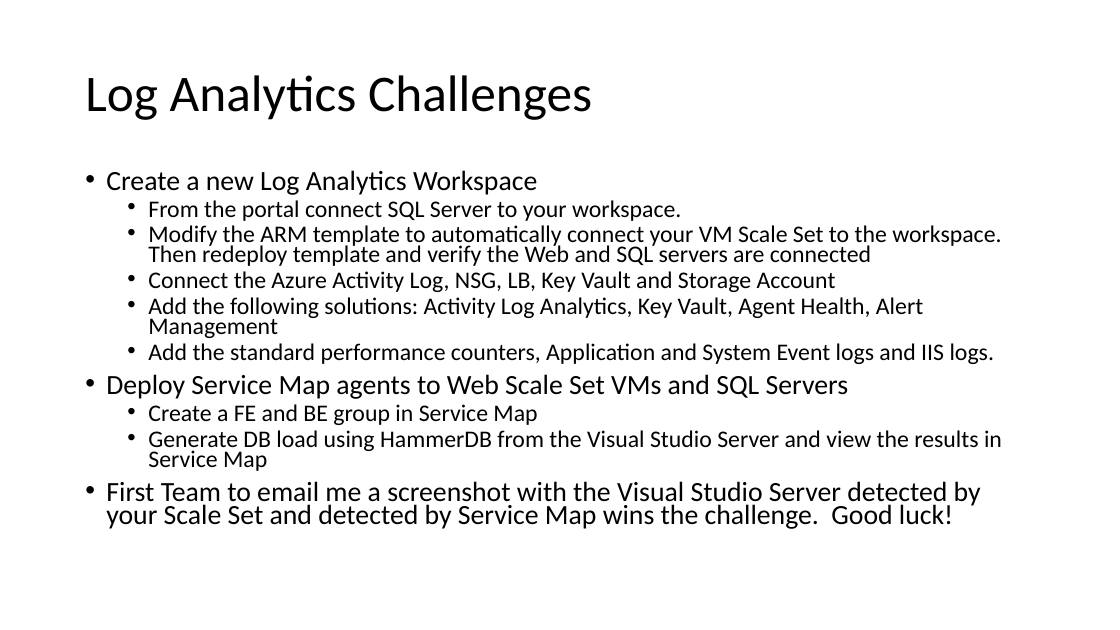
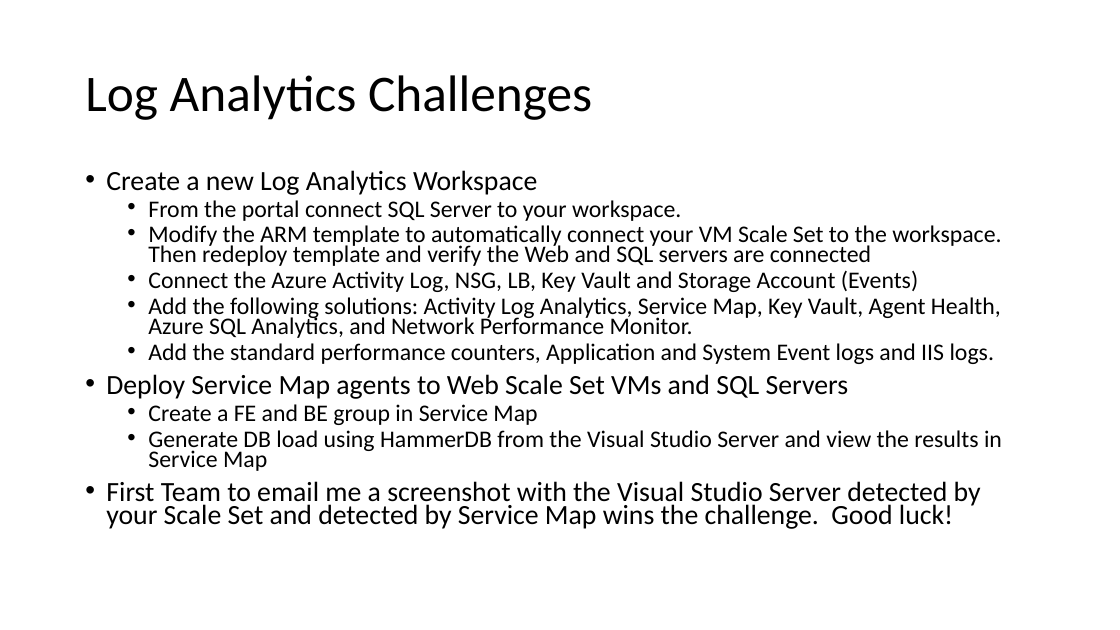
Before and after one commit to rkuehfus/AzureMonitoringHackathon, a slide deck: slide 9 of Student/Guides/Azure Monitoring Hackathon.pptx. Drawn at 1120x630 pixels with LibreOffice and Linux fonts; fonts in the diff are those of the drawing. Boxes give left, top, right and bottom in pixels: in the first picture for what was removed or moved away, otherwise in the second. Text is boxed around its words. In the diff, an @@ line names an element or a change of style, - is before the commit and + after.

```diff
--- a/Student/Guides/Azure Monitoring Hackathon.pptx
+++ b/Student/Guides/Azure Monitoring Hackathon.pptx
@@ text at (148, 270, 1001, 338): text changed @@
-  • Connect the Azure Activity Log, NSG, LB, Key Vault and Storage Account
-  • Add the following solutions: Activity Log Analytics, Key Vault, Agent Health, Alert Management
+  • Connect the Azure Activity Log, NSG, LB, Key Vault and Storage Account (Events)
+  • Add the following solutions: Activity Log Analytics, Service Map, Key Vault, Agent Health, Azure SQL Analytics, and Network Performance Monitor.
```
Also in this commit, not shown: 2 other slides changed, 4 other files.
